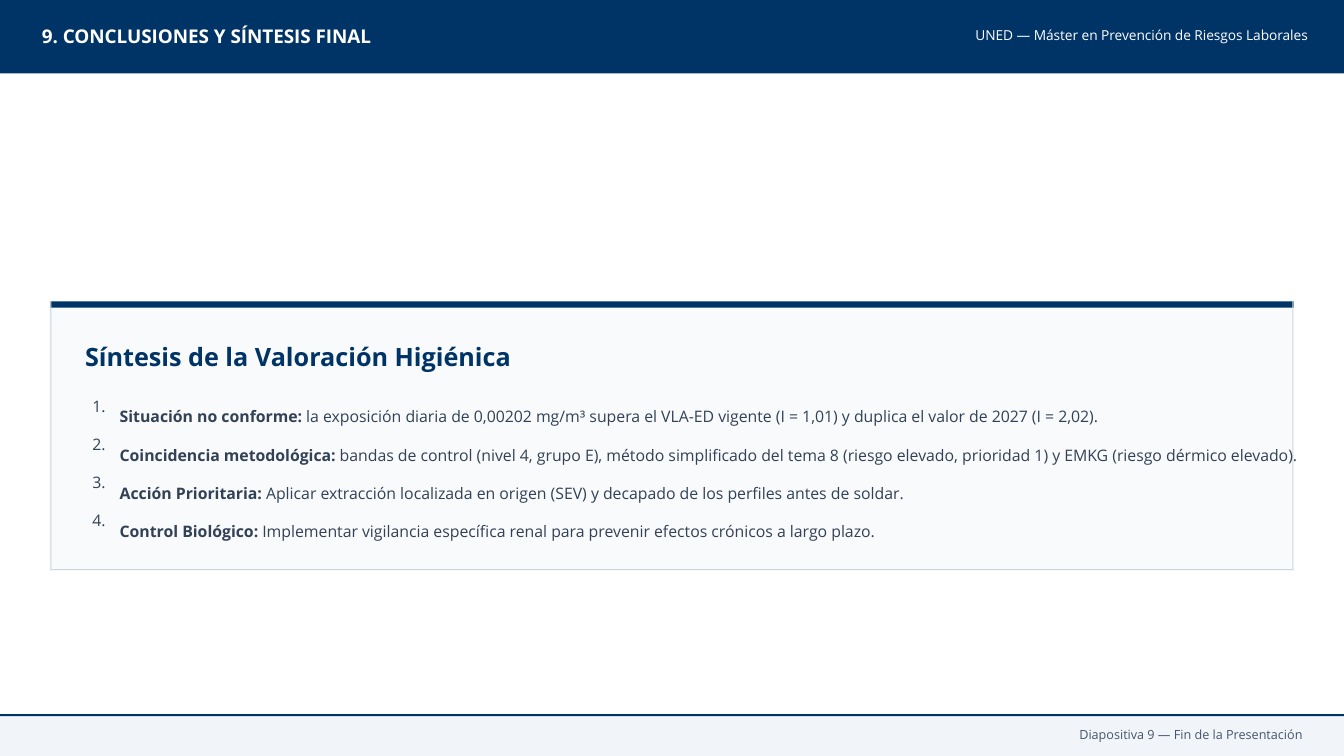
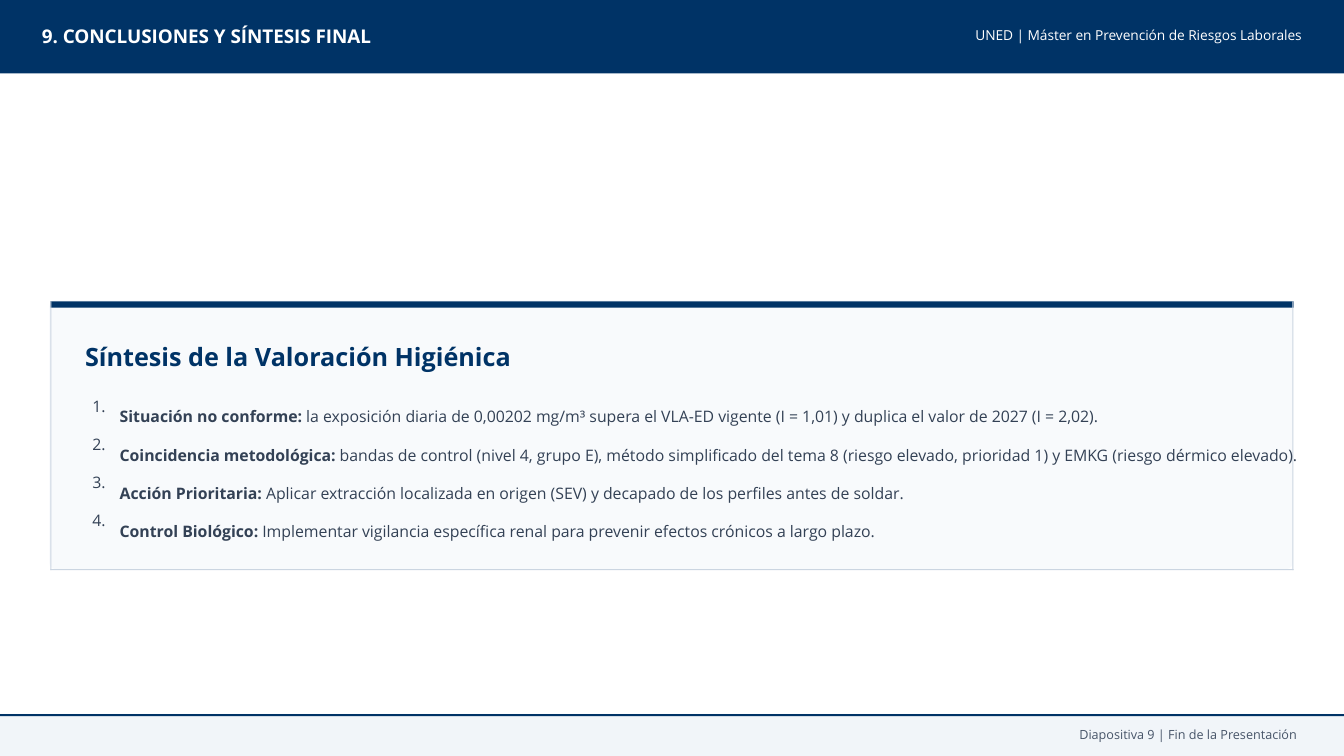
Before and after one commit to petnes/fj, a slide deck: slide 9 of TFA_Cadmio/Moncada_Roa_Milagros_TFA_FTPRQ_presentacion.pptx. Drawn at 1344x756 pixels with LibreOffice and Linux fonts; fonts in the diff are those of the drawing. Boxes give left, top, right and bottom in pixels: in the first picture for what was removed or moved away, otherwise in the second. Text is boxed around its words. In the diff, an @@ line names an element or a change of style, - is before the commit and + after.

```diff
--- a/TFA_Cadmio/Moncada_Roa_Milagros_TFA_FTPRQ_presentacion.pptx
+++ b/TFA_Cadmio/Moncada_Roa_Milagros_TFA_FTPRQ_presentacion.pptx
@@ text at [975, 29, 1302, 44]: text changed @@
-UNED — Máster en Prevención de Riesgos Laborales
+UNED | Máster en Prevención de Riesgos Laborales
@@ text at [1079, 729, 1296, 742]: text changed @@
-Diapositiva 9 — Fin de la Presentación
+Diapositiva 9 | Fin de la Presentación
```
Also in this commit, not shown: 7 other slides changed.
